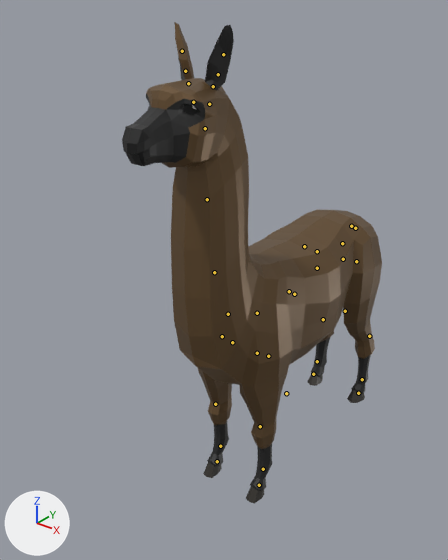
Before and after pictures for a commit that changed the glTF model demo/animals/Alpaca.glb.
The view is the same before and after, from a camera (50 mm lens) standing at (3.62, -5.87, 5.73) and looking at (-0.41, -0.83, 2.61). Every picture has the same lights, and +X, +Y and +Z are marked at lower left. The older version comes first. The bones that change, and the others that lie on the model, are drawn over the model as lines.

Names of what the first picture shows: 'Alpaca'.
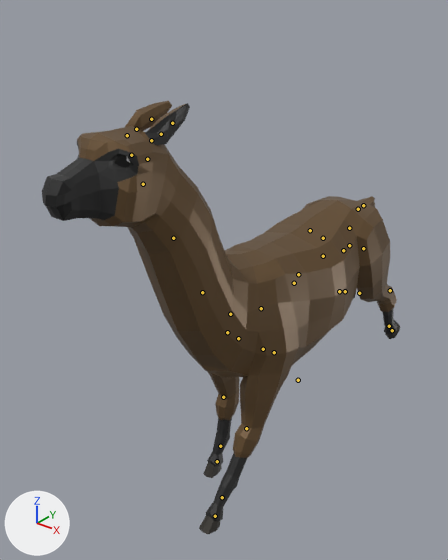
The newer file adds an action. The first version stands in its rest pose; the second is drawn at frame 15 of the action 'AnimalArmature|Gallop'.

Changed parts and their boxes (x1, y1, x2, y2) in the pictures (448 x 560 px):
'Alpaca', posed (38% wider, 10% shorter)
    before: (122, 22, 382, 504)
    after: (42, 101, 400, 534)
bone 'Body', root to tip
    before: (286, 393) to (286, 392)
    after: (298, 380) to (298, 378)
bone 'Neck1', root to tip
    before: (228, 314) to (228, 313)
    after: (230, 314) to (230, 314)
bone 'Neck2', root to tip
    before: (214, 272) to (214, 272)
    after: (202, 292) to (202, 292)
bone 'Neck3', root to tip
    before: (207, 199) to (206, 199)
    after: (173, 238) to (173, 237)
bone 'Head', root to tip
    before: (205, 128) to (204, 128)
    after: (143, 184) to (142, 184)
bone 'Ear2.L', root to tip
    before: (213, 86) to (213, 86)
    after: (151, 140) to (152, 140)
bone 'Ear3.L', root to tip
    before: (218, 74) to (218, 73)
    after: (161, 134) to (161, 133)
bone 'Ear2.R', root to tip
    before: (188, 83) to (188, 83)
    after: (127, 135) to (127, 135)
bone 'Ear3.R', root to tip
    before: (185, 71) to (185, 70)
    after: (136, 129) to (137, 128)
bone 'FrontUpperLeg.L', root to tip
    before: (268, 356) to (268, 357)
    after: (274, 352) to (274, 353)
bone 'FrontLowerLeg.L', root to tip
    before: (260, 426) to (260, 427)
    after: (246, 428) to (246, 429)
bone 'FrontUpperLeg.R', root to tip
    before: (222, 336) to (222, 337)
    after: (227, 332) to (227, 333)
bone 'FrontLowerLeg.R', root to tip
    before: (215, 404) to (215, 405)
    after: (223, 397) to (223, 398)
bone 'BackShoulder.L', root to tip
    before: (343, 259) to (343, 259)
    after: (349, 245) to (350, 246)
bone 'BackShoulder.R', root to tip
    before: (317, 251) to (316, 251)
    after: (323, 238) to (322, 237)
bone 'BackLeg.R', root to tip
    before: (304, 246) to (304, 247)
    after: (310, 230) to (310, 231)
bone 'BackUpperLeg.R', root to tip
    before: (294, 294) to (294, 294)
    after: (298, 274) to (299, 274)
bone 'BackLowerLeg.R', root to tip
    before: (323, 319) to (322, 320)
    after: (343, 250) to (343, 251)
bone 'Tail2', root to tip
    before: (351, 226) to (351, 226)
    after: (358, 209) to (358, 209)
bone 'Tail3', root to tip
    before: (355, 228) to (355, 228)
    after: (363, 205) to (363, 205)
bone 'IKBackLeg.L', root to tip
    before: (362, 379) to (362, 380)
    after: (389, 326) to (389, 326)
bone 'IKFrontLeg.L', root to tip
    before: (263, 469) to (263, 470)
    after: (222, 497) to (221, 498)
bone 'IKBackLeg.R', root to tip
    before: (317, 361) to (316, 362)
    after: (339, 291) to (339, 291)

The change in detail:
Bone 'Body' (bone_body) moves from (0.0, 0.0, 0.0) to (0.0006, 0.0014, -0.0018).
Bone 'Body' (bone_body) turns from (0, 0, 0) to (6, -1, 0) degrees about its own x, y and z.
Bone 'Neck1' (bone_neck1) turns from (0, 0, 0) to (-19, 0, 0) degrees about its own x, y and z.
Bone 'Neck2' (bone_neck2) turns from (0, 0, 0) to (3, 0, 0) degrees about its own x, y and z.
Bone 'Neck3' (bone_neck3) turns from (0, 0, 0) to (-8, 0, 0) degrees about its own x, y and z.
Bone 'Head' (bone_head) turns from (0, 0, 0) to (35, 0, 1) degrees about its own x, y and z.
Bone 'Ear2.L' (bone_ear2_l) turns from (0, 0, 0) to (-6, 35, 58) degrees about its own x, y and z.
Bone 'Ear3.L' (bone_ear3_l) turns from (0, 0, 0) to (0, -1, 6) degrees about its own x, y and z.
Bone 'Ear2.R' (bone_ear2_r) turns from (0, 0, 0) to (-6, -35, -58) degrees about its own x, y and z.
Bone 'Ear3.R' (bone_ear3_r) turns from (0, 0, 0) to (0, 1, -6) degrees about its own x, y and z.
Bone 'FrontUpperLeg.L' (bone_frontupperleg_l) turns from (0, 0, 0) to (-28, 0, 1) degrees about its own x, y and z.
Bone 'FrontLowerLeg.L' (bone_frontlowerleg_l) turns from (0, 0, 0) to (16, 0, 0) degrees about its own x, y and z.
Bone 'FrontUpperLeg.R' (bone_frontupperleg_r) turns from (0, 0, 0) to (-1, 0, 1) degrees about its own x, y and z.
Bone 'FrontLowerLeg.R' (bone_frontlowerleg_r) turns from (0, 0, 0) to (16, 0, 0) degrees about its own x, y and z.
Bone 'BackShoulder.L' (bone_backshoulder_l) turns from (0, 0, 0) to (-1, 17, -2) degrees about its own x, y and z.
Bone 'BackShoulder.R' (bone_backshoulder_r) turns from (0, 0, 0) to (7, -12, -16) degrees about its own x, y and z.
Bone 'BackLeg.R' (bone_backleg_r) turns from (0, 0, 0) to (-7, 4, -5) degrees about its own x, y and z.
Bone 'BackUpperLeg.R' (bone_backupperleg_r) turns from (0, 0, 0) to (30, -1, -6) degrees about its own x, y and z.
Bone 'BackLowerLeg.R' (bone_backlowerleg_r) turns from (0, 0, 0) to (31, -1, 3) degrees about its own x, y and z.
Bone 'Tail2' (bone_tail2) turns from (0, 0, 0) to (30, 0, 0) degrees about its own x, y and z.
Bone 'Tail3' (bone_tail3) turns from (0, 0, 0) to (29, 0, 1) degrees about its own x, y and z.
Bone 'IKBackLeg.L' (bone_ikbackleg_l) moves from (0.0, 0.0, 0.0) to (0.0, -0.0082, 0.005).
Bone 'IKBackLeg.L' (bone_ikbackleg_l) turns from (0, 0, 0) to (67, 0, 0) degrees about its own x, y and z.
Bone 'IKFrontLeg.L' (bone_ikfrontleg_l) moves from (0.0, 0.0, 0.0) to (0.0, 0.0014, -0.0081).
Bone 'IKFrontLeg.L' (bone_ikfrontleg_l) turns from (0, 0, 0) to (-14, 0, 0) degrees about its own x, y and z.
Bone 'IKBackLeg.R' (bone_ikbackleg_r) moves from (0.0, 0.0, 0.0) to (0.0, -0.0114, 0.0014).
Bone 'IKBackLeg.R' (bone_ikbackleg_r) turns from (0, 0, 0) to (89, 0, 0) degrees about its own x, y and z.
